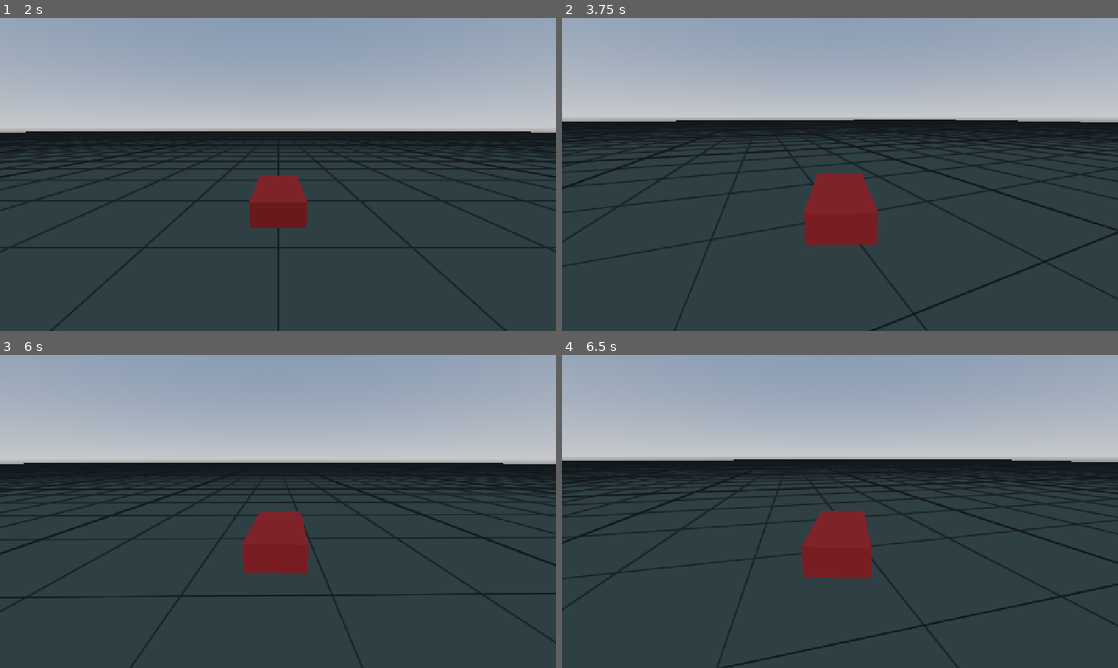
Above: before the commit, frames 1-4 (two rows, left to right).
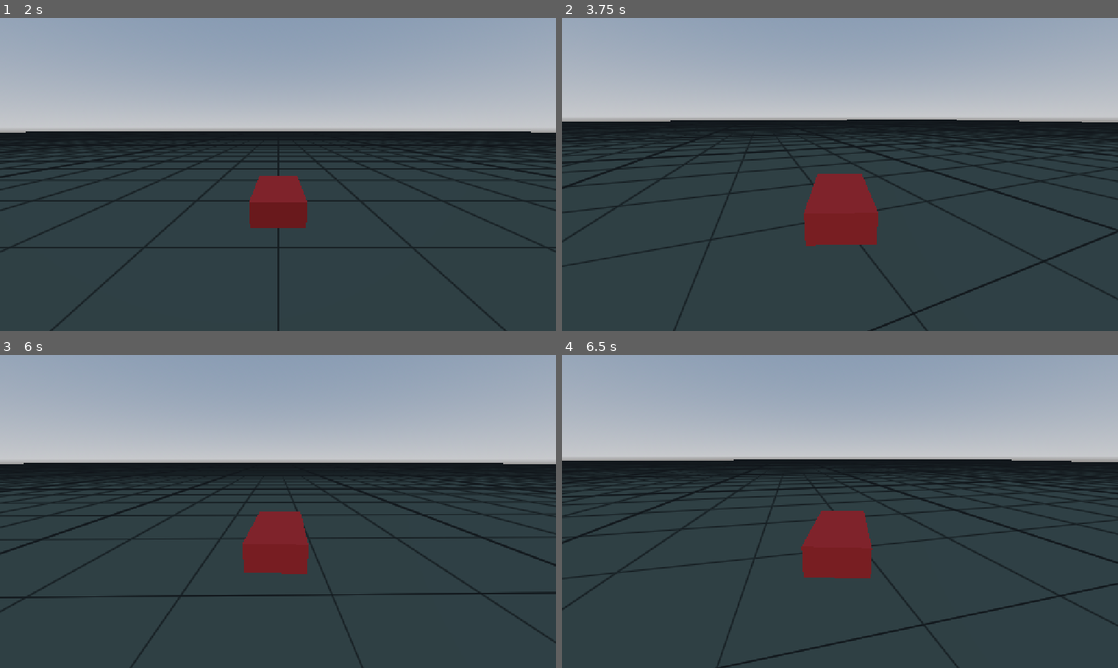
Above: after the commit, the same moments.

Repository: artemiiShabanov/RallyRivals
Game: Godot game, scene res://prototypes/drive_test/drive_test.tscn
Two runs of this game, one before a commit and one after it. Both use one fixed random seed, a clock stepped at 60 frames per second and the inputs below. The project has no main scene, so this scene is started directly.
Inputs:
- Up to frame 1 (2 s): hold W (accelerate) from 0.53 s (still down)
- Up to frame 2 (3.75 s): release W (accelerate) at 2.03 s; hold A (steer_left) 2.03-3.53 s; hold S (brake_reverse) from 3.53 s (still down)
- Up to frame 3 (6 s): release S (brake_reverse) at 4.28 s; hold D (steer_right) 4.28-5.03 s; hold W (accelerate) 5.03-5.78 s; hold D (steer_right) from 5.78 s (still down)
- Up to frame 4 (6.5 s): keep holding D (steer_right)

Frame 1 is identical in both runs. In frame 2, 0.1% of the frame differs, in the area x 19-100%, y 32-98%; in frame 3, less than 0.1%; in frame 4, 0.2%, in the area x 28-100%, y 55-100%.

Commit message:
Add speed-sensitive grip falloff to the grip layer
Constant wheel_friction_slip meant the car gripped + scrubbed through fast
corners (understeer) instead of losing grip. Fade grip with speed in
_apply_grip: full below grip_falloff_start (8 m/s), lerping toward high_speed_grip
(0.45x) over grip_falloff_range (12 m/s). Applied on top of the front/rear split
so the looser rear breaks first -> fast corners slide, slow corners stay precise.

Verified headless: front grip fades 10.5 -> 4.72 as speed rises 4 -> 24 m/s.

Co-Authored-By: Claude Opus 4.8 <noreply@anthropic.com>

Diff:
--- a/rallyrivals/scripts/vehicle/vehicle_controller.gd
+++ b/rallyrivals/scripts/vehicle/vehicle_controller.gd
@@ -25,6 +25,9 @@
 @export var base_grip := 10.5           ## front-wheel friction_slip baseline; retuned by balance-handling-feel
 @export var rear_grip_ratio := 0.7      ## rear grip vs front (<1 = tail slides = drift-prone, not plow)
 @export var handbrake_rear_ratio := 0.2 ## rear grip while handbraking (instant drift)
+@export var grip_falloff_start := 8.0   ## speed (m/s) where grip begins dropping
+@export var grip_falloff_range := 12.0  ## m/s over which grip fades toward high_speed_grip
+@export var high_speed_grip := 0.45     ## grip fraction once fully faded (lower = slides more at speed)
 
 var _spawn_transform: Transform3D
 var _wheels: Array[VehicleWheel3D] = []
@@ -61,11 +64,16 @@
 ## tail rotates, and much less while handbraking (instant drift). base_grip is the seam that
 ## code-vehicle-surface-grip (per-wheel surface) and code-vehicle-stats (grip stat) refine later.
 func _apply_grip(handbraking: bool) -> void:
+	# Grip fades with speed so fast corners break traction (arcade slide) while slow corners stay
+	# precise. Applied on top of the front/rear split, so the looser rear lets go first.
+	var speed := linear_velocity.length()
+	var t := clampf((speed - grip_falloff_start) / grip_falloff_range, 0.0, 1.0)
+	var speed_mult := lerpf(1.0, high_speed_grip, t)
 	for w in _wheels:
 		var g := base_grip
 		if not w.use_as_steering:  # rear wheels
 			g *= handbrake_rear_ratio if handbraking else rear_grip_ratio
-		w.wheel_friction_slip = g
+		w.wheel_friction_slip = g * speed_mult
 
 ## Speed along the car's forward (+Z) axis in m/s. Negative when reversing.
 func get_forward_speed() -> float:
